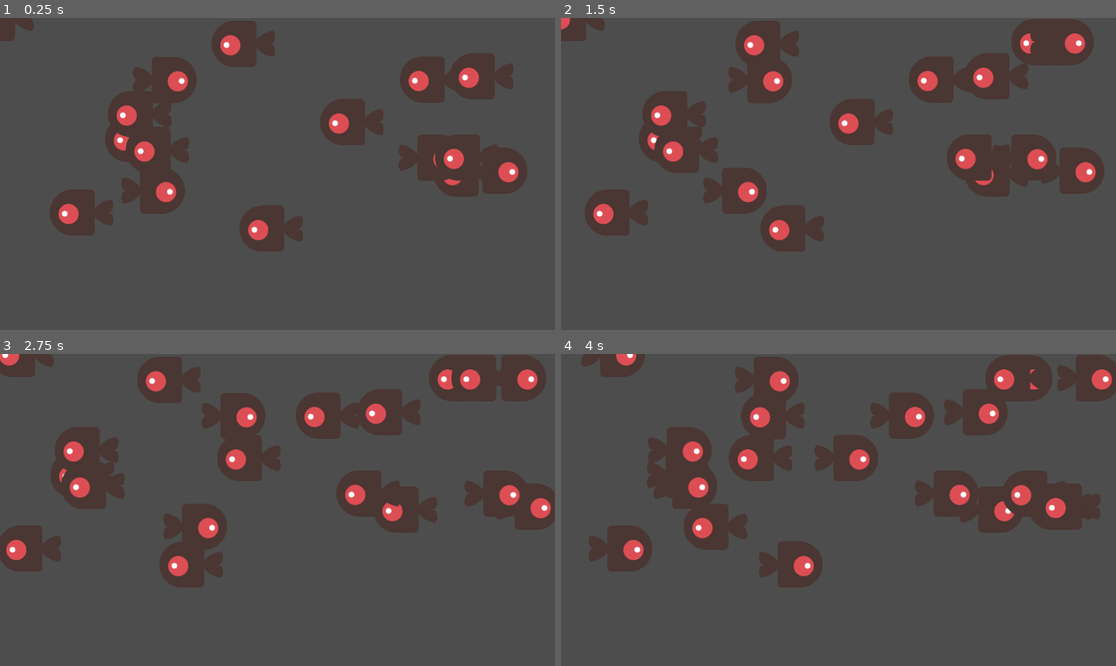
Above: before the commit, frames 1-4 (two rows, left to right).
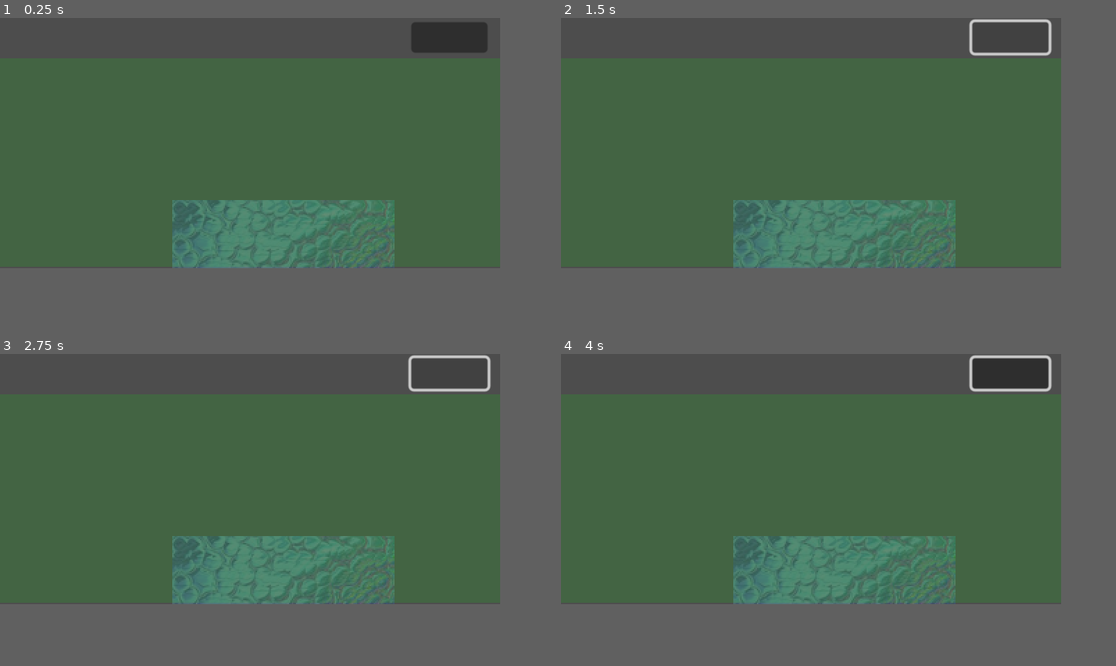
Above: after the commit, the same moments.

Repository: publicjoey/fish0321
Game: Godot game, scene res://Aquarium.tscn
Two runs of this game, one before a commit and one after it. Both use one fixed random seed, a clock stepped at 60 frames per second and the inputs below.
Inputs (mouse positions are in pixels of both pictures, inside the frame that each line leads up to):
- Up to frame 1 (0.25 s): no input
- Up to frame 2 (1.5 s): click (1060, 42) at 0.52 s; click (1060, 42) at 1.27 s
- Up to frame 3 (2.75 s): click (499, 378) at 2.02 s
- Up to frame 4 (4 s): move the mouse to (810, 456) at 2.77 s; click (810, 456) at 2.92 s; move the mouse to (1077, 506) at 3.52 s; click (1077, 506) at 3.67 s
In our replay, the window is 799x449 before the commit and 720x360 after it. These sizes can differ from the game's own. Grey fills any space a smaller window leaves; there, only what the larger window draws over its background counts as a difference.

The runs differ from the first frame. In frame 1, 25% of the frame differs, in the area x 0-95%, y 0-81%; in frame 2, 26%; in frame 3, 28%; in frame 4, 30%, in the area x 3-100%, y 0-81%.
Error after the commit: Modulo by zero error in operator '%'. (res://aquarium.gd:40)

Commit message:
rechange background
重作 background

Diff:
--- a/Aquarium.gd
+++ b/Aquarium.gd
@@ -1,30 +1,41 @@
-extends Node2D
+extends ColorRect  # ✅ 改成 ColorRect，而不是 Node2D
 
 @export var fish_scene: PackedScene  # 魚的預載場景
 @export var fish_count: int = 15  # 初始魚的數量
 
+@export var background_textures: Array[Texture]  # 存多張背景圖
+var current_bg_index = 0
+
 func _ready():
 	randomize()
-	_spawn_fish()
+	#_spawn_fish()
 
 	# 讓 Godot 偵測滑鼠點擊
 	set_process_input(true)
 
-func _spawn_fish():
-	var aquarium_size = get_viewport_rect().size  # 取得水族箱大小
-
-	for i in range(fish_count):
-		_add_fish(Vector2(
-			randf_range(50, aquarium_size.x - 50),
-			randf_range(50, aquarium_size.y - 50)
-		))  # 隨機位置
-
-func _add_fish(position: Vector2):
-	var fish = fish_scene.instantiate()  # 建立魚
-	fish.position = position  # 設定位置
-	get_node("FishContainer").add_child(fish)  # 加入場景
+#func _spawn_fish():
+	#var aquarium_size = get_viewport_rect().size  # 取得水族箱大小
+#
+	#for i in range(fish_count):
+		#_add_fish(Vector2(
+			#randf_range(50, aquarium_size.x - 50),
+			#randf_range(50, aquarium_size.y - 50)
+		#))  # 隨機位置
+#
+#func _add_fish(position: Vector2):
+	#var fish = fish_scene.instantiate()  # 建立魚
+	#fish.position = position  # 設定位置
+	#get_node("FishContainer").add_child(fish)  # 加入場景
 
 # 處理滑鼠點擊
-func _input(event):
-	if event is InputEventMouseButton and event.pressed:
-		_add_fish(event.position)  # 在滑鼠點擊位置新增魚
+#func _input(event):
+	#if event is InputEventMouseButton and event.pressed:
+		#_add_fish(event.position)  # 在滑鼠點擊位置新增魚
+
+
+
+
+func _on_button_pressed() -> void:
+	#pass # Replace with function body.
+	current_bg_index = (current_bg_index + 1) % background_textures.size()
+	$Background.texture = background_textures[current_bg_index]
--- a/Aquarium.tscn
+++ b/Aquarium.tscn
@@ -1,12 +1,47 @@
-[gd_scene load_steps=3 format=3 uid="uid://brchto653e73v"]
+[gd_scene load_steps=6 format=3 uid="uid://brchto653e73v"]
 
 [ext_resource type="Script" path="res://aquarium.gd" id="1_a0ukm"]
 [ext_resource type="PackedScene" uid="uid://cerruhoyvi86e" path="res://Fish.tscn" id="2_cnfrk"]
+[ext_resource type="PackedScene" uid="uid://b31pocj8n5504" path="res://Seaweed.tscn" id="3_gy14j"]
+[ext_resource type="Texture2D" uid="uid://cqiuvr4oie6ef" path="res://art/array.png" id="3_upl70"]
+[ext_resource type="Script" path="res://button.gd" id="5_h05xm"]
 
-[node name="Aquarium" type="Node2D"]
+[node name="Aquarium" type="ColorRect"]
+custom_minimum_size = Vector2(0, 150)
+offset_top = 29.0
+offset_right = 360.0
+offset_bottom = 179.0
+color = Color(0, 1, 0, 0.129412)
 script = ExtResource("1_a0ukm")
 fish_scene = ExtResource("2_cnfrk")
+fish_count = 10
+
+[node name="Background" type="Sprite2D" parent="."]
+modulate = Color(1, 1, 1, 0.258824)
+position = Vector2(204, 127)
+texture = ExtResource("3_upl70")
+hframes = 2
+vframes = 2
+
+[node name="Seaweed" parent="." instance=ExtResource("3_gy14j")]
+visible = false
 
 [node name="Fish" parent="." instance=ExtResource("2_cnfrk")]
+visible = false
+
+[node name="SeaweedContainer" type="Node2D" parent="."]
+visible = false
 
 [node name="FishContainer" type="Node2D" parent="."]
+visible = false
+
+[node name="Button" type="Button" parent="."]
+custom_minimum_size = Vector2(55, 22)
+layout_mode = 0
+offset_left = 296.0
+offset_top = -26.0
+offset_right = 351.0
+offset_bottom = -4.0
+script = ExtResource("5_h05xm")
+
+[connection signal="pressed" from="Button" to="." method="_on_button_pressed"]
--- a/Fish.gd
+++ b/Fish.gd
@@ -1,7 +1,7 @@
 extends Node2D
 
-@export var speed: float = 20.0  # 魚的移動速度
-@export var move_time: float = 3.0  # 每次移動的時間
+@export var speed: float = 3.0  # 魚的移動速度
+@export var move_time: float = 11.0  # 每次移動的時間
 
 var direction: int  # 移動方向 (-1=左, 1=右)
 var target_x: float  # 目標 X 座標
@@ -14,6 +14,8 @@
 
 		# 讓魚可以偵測滑鼠點擊
 	set_process_input(true)
+
+	$AnimatedSprite2D.play("fish1")
 
 func _start_moving():
 	# 取得水族箱大小（假設水族箱是父節點）
@@ -41,12 +43,6 @@
 	direction *= -1
 	_start_moving()
 
-func _input_event(viewport, event, shape_idx):
-	#if event is InputEventMouseButton and event.pressed:
-		#queue_free()  # 點擊後刪除魚
-
-
-#func _on_area_2d_input_event(viewport: Node, event: InputEvent, shape_idx: int) -> void:
-	#pass # Replace with function body.
+func _input_event(_viewport, event, _shape_idx):
 	if event is InputEventMouseButton and event.pressed:
 		queue_free()  # 點擊後刪除魚
--- a/Fish.tscn
+++ b/Fish.tscn
@@ -1,8 +1,12 @@
-[gd_scene load_steps=6 format=3 uid="uid://cerruhoyvi86e"]
+[gd_scene load_steps=10 format=3 uid="uid://cerruhoyvi86e"]
 
 [ext_resource type="Texture2D" uid="uid://86h5lnuh7iv4" path="res://art/enemySwimming_1.png" id="1_7kyfb"]
 [ext_resource type="Script" path="res://Fish.gd" id="1_byqsf"]
 [ext_resource type="Texture2D" uid="uid://cvt1t8hpaggp6" path="res://art/enemySwimming_2.png" id="2_i75m5"]
+[ext_resource type="Texture2D" uid="uid://c8p0oc1aveqxe" path="res://art/fish1/0.png" id="4_ni3x6"]
+[ext_resource type="Texture2D" uid="uid://0byinurrujrk" path="res://art/fish1/1.png" id="5_scuey"]
+[ext_resource type="Texture2D" uid="uid://bnwqr51f8ntjn" path="res://art/fish1/2.png" id="6_0oub0"]
+[ext_resource type="Texture2D" uid="uid://dv6ag8jaknq2u" path="res://art/fish1/3.png" id="7_ky2rl"]
 
 [sub_resource type="SpriteFrames" id="SpriteFrames_sq5r6"]
 animations = [{
@@ -16,23 +20,46 @@
 "loop": true,
 "name": &"Tween",
 "speed": 5.0
+}, {
+"frames": [{
+"duration": 1.0,
+"texture": ExtResource("4_ni3x6")
+}, {
+"duration": 1.0,
+"texture": ExtResource("5_scuey")
+}, {
+"duration": 1.0,
+"texture": ExtResource("6_0oub0")
+}, {
+"duration": 1.0,
+"texture": ExtResource("7_ky2rl")
+}],
+"loop": true,
+"name": &"fish1",
+"speed": 5.0
 }]
 
 [sub_resource type="CapsuleShape2D" id="CapsuleShape2D_upm0y"]
-radius = 47.0
-height = 162.0
+radius = 13.0
+height = 38.0
 
 [node name="Fish" type="Node2D"]
 script = ExtResource("1_byqsf")
 
 [node name="AnimatedSprite2D" type="AnimatedSprite2D" parent="."]
+position = Vector2(0, -1)
+scale = Vector2(1, 0.961538)
 sprite_frames = SubResource("SpriteFrames_sq5r6")
-animation = &"Tween"
-frame_progress = 0.238182
+animation = &"fish1"
+frame = 1
+frame_progress = 0.0608912
+metadata/_edit_group_ = true
 
 [node name="Area2D" type="Area2D" parent="."]
+position = Vector2(13, 7)
 
 [node name="CollisionShape2D" type="CollisionShape2D" parent="Area2D"]
+position = Vector2(-13, -8)
 rotation = 1.5708
 shape = SubResource("CapsuleShape2D_upm0y")
 
--- /dev/null
+++ b/Main.tscn
@@ -0,0 +1,12 @@
+[gd_scene load_steps=4 format=3 uid="uid://b6ax1x7ad7oct"]
+
+[ext_resource type="PackedScene" uid="uid://4d0j86sbscxe" path="res://ui.tscn" id="1_5rh8n"]
+[ext_resource type="Script" path="res://main.gd" id="1_ogqgr"]
+[ext_resource type="PackedScene" uid="uid://bju0pxewsbynw" path="res://aquarium_2.tscn" id="3_63d5g"]
+
+[node name="Main" type="Node"]
+script = ExtResource("1_ogqgr")
+
+[node name="UI" parent="." instance=ExtResource("1_5rh8n")]
+
+[node name="Aquarium2" parent="." instance=ExtResource("3_63d5g")]
--- /dev/null
+++ b/Seaweed.tscn
@@ -0,0 +1,59 @@
+[gd_scene load_steps=6 format=3 uid="uid://b31pocj8n5504"]
+
+[ext_resource type="Texture2D" uid="uid://dqqyagp8r6u5a" path="res://art/seaweed.png" id="1_chvlj"]
+[ext_resource type="Script" path="res://seaweed.gd" id="1_x64vq"]
+
+[sub_resource type="Animation" id="Animation_0cjxx"]
+resource_name = "new_animation"
+length = 3.0
+loop_mode = 1
+tracks/0/type = "value"
+tracks/0/imported = false
+tracks/0/enabled = true
+tracks/0/path = NodePath("Sprite2D:frame")
+tracks/0/interp = 1
+tracks/0/loop_wrap = true
+tracks/0/keys = {
+"times": PackedFloat32Array(0.366667, 1, 1.5, 2, 2.5),
+"transitions": PackedFloat32Array(1, 1, 1, 1, 1),
+"update": 0,
+"values": [2, 1, 2, 3, 4]
+}
+
+[sub_resource type="Animation" id="Animation_54kbq"]
+length = 0.001
+tracks/0/type = "value"
+tracks/0/imported = false
+tracks/0/enabled = true
+tracks/0/path = NodePath("Sprite2D:frame")
+tracks/0/interp = 1
+tracks/0/loop_wrap = true
+tracks/0/keys = {
+"times": PackedFloat32Array(0),
+"transitions": PackedFloat32Array(1),
+"update": 1,
+"values": [0]
+}
+
+[sub_resource type="AnimationLibrary" id="AnimationLibrary_io8xx"]
+_data = {
+"RESET": SubResource("Animation_54kbq"),
+"new_animation": SubResource("Animation_0cjxx")
+}
+
+[node name="Seaweed" type="Node2D"]
+script = ExtResource("1_x64vq")
+
+[node name="Sprite2D" type="Sprite2D" parent="."]
+position = Vector2(57, 89)
+scale = Vector2(0.5, 0.5)
+texture = ExtResource("1_chvlj")
+hframes = 5
+vframes = 3
+metadata/_edit_group_ = true
+
+[node name="AnimationPlayer" type="AnimationPlayer" parent="Sprite2D"]
+root_node = NodePath("../..")
+libraries = {
+"": SubResource("AnimationLibrary_io8xx")
+}
--- /dev/null
+++ b/aquarium_2.gd
@@ -0,0 +1,12 @@
+extends Node2D
+
+@export var background_sprites: Array[Texture]  # 存放背景圖片
+var current_bg_index: int = 0  # 當前背景索引
+
+func change_background():
+	if background_sprites.size() == 0:
+		return  # 沒有背景則不執行
+
+	# 切換到下一個背景
+	current_bg_index = (current_bg_index + 1) % background_sprites.size()
+	$Background.texture = background_sprites[current_bg_index]  # 更新背景
--- /dev/null
+++ b/aquarium_2.tscn
@@ -0,0 +1,30 @@
+[gd_scene load_steps=5 format=3 uid="uid://bju0pxewsbynw"]
+
+[ext_resource type="Script" path="res://aquarium_2.gd" id="1_1et8j"]
+[ext_resource type="Texture2D" uid="uid://cqiuvr4oie6ef" path="res://art/array.png" id="1_htw6v"]
+[ext_resource type="Texture2D" uid="uid://dl8nev755pj2c" path="res://backgrounds/bg1.png" id="2_dtxnt"]
+[ext_resource type="Texture2D" uid="uid://ycw3drwckcbe" path="res://backgrounds/bg2.png" id="3_e434f"]
+
+[node name="Aquarium2" type="Node2D"]
+script = ExtResource("1_1et8j")
+background_sprites = Array[Texture]([ExtResource("2_dtxnt"), ExtResource("3_e434f"), ExtResource("1_htw6v")])
+
+[node name="ColorRect" type="ColorRect" parent="."]
+modulate = Color(0, 1, 0, 0.215686)
+custom_minimum_size = Vector2(375, 150)
+offset_left = -8.0
+offset_top = 35.0
+offset_right = 367.0
+offset_bottom = 185.0
+
+[node name="Background" type="Sprite2D" parent="."]
+position = Vector2(184, 131)
+texture = ExtResource("1_htw6v")
+
+[node name="Button" type="Button" parent="."]
+offset_left = 296.0
+offset_top = 3.0
+offset_right = 352.0
+offset_bottom = 27.0
+
+[connection signal="pressed" from="Button" to="." method="_on_button_pressed"]
--- /dev/null
+++ b/button.gd
@@ -0,0 +1,18 @@
+extends Button
+
+
+## Called when the node enters the scene tree for the first time.
+#func _ready() -> void:
+	#pass # Replace with function body.
+#
+#
+## Called every frame. 'delta' is the elapsed time since the previous frame.
+#func _process(delta: float) -> void:
+	#pass
+
+@export var background_textures: Array[Texture]  # 存多張背景圖
+var current_bg_index = 0
+
+func _on_change_background_pressed():
+	current_bg_index = (current_bg_index + 1) % background_textures.size()
+	$Background.texture = background_textures[current_bg_index]
--- /dev/null
+++ b/change_background.gd
@@ -0,0 +1,11 @@
+extends Button
+
+
+# Called when the node enters the scene tree for the first time.
+func _ready() -> void:
+	pass # Replace with function body.
+
+
+# Called every frame. 'delta' is the elapsed time since the previous frame.
+func _process(_delta: float) -> void:
+	pass
--- /dev/null
+++ b/color_rect.gd
@@ -0,0 +1,13 @@
+extends ColorRect
+
+@export var fish_scene: PackedScene  # 魚的預載場景
+@export var fish_count: int = 15  # 初始魚的數量
+
+# Called when the node enters the scene tree for the first time.
+func _ready() -> void:
+	pass # Replace with function body.
+
+
+# Called every frame. 'delta' is the elapsed time since the previous frame.
+func _process(delta: float) -> void:
+	pass
--- /dev/null
+++ b/main.gd
@@ -0,0 +1,10 @@
+extends Node
+
+func _ready():
+	# 取得按鈕和水族箱
+	var button = $UI/ChangeBackgroundButton
+	var aquarium = $Aquarium2
+
+	# 檢查是否找到節點，避免 null 錯誤
+	if button and aquarium:
+		button.pressed.connect(aquarium.change_background)
--- a/project.godot
+++ b/project.godot
@@ -14,3 +14,15 @@
 run/main_scene="res://Aquarium.tscn"
 config/features=PackedStringArray("4.3", "Forward Plus")
 config/icon="res://icon.svg"
+
+[display]
+
+window/size/viewport_width=360
+window/size/viewport_height=180
+window/size/window_width_override=1280
+window/size/window_height_override=720
+window/stretch/mode="canvas_items"
+
+[rendering]
+
+textures/canvas_textures/default_texture_filter=0
--- /dev/null
+++ b/seaweed.gd
@@ -0,0 +1,11 @@
+extends Node2D
+
+
+# Called when the node enters the scene tree for the first time.
+func _ready() -> void:
+	#pass # Replace with function body.
+	$Sprite2D/AnimationPlayer.play("new_animation")
+
+# Called every frame. 'delta' is the elapsed time since the previous frame.
+#func _process(delta: float) -> void:
+	#pass
--- /dev/null
+++ b/ui.gd
@@ -0,0 +1,15 @@
+extends Control
+
+
+# Called when the node enters the scene tree for the first time.
+func _ready() -> void:
+	pass # Replace with function body.
+
+
+# Called every frame. 'delta' is the elapsed time since the previous frame.
+func _process(_delta: float) -> void:
+	pass
+
+
+func _on_change_background_button_pressed() -> void:
+	pass # Replace with function body.
--- /dev/null
+++ b/ui.tscn
@@ -0,0 +1,42 @@
+[gd_scene load_steps=3 format=3 uid="uid://4d0j86sbscxe"]
+
+[ext_resource type="Script" path="res://change_background.gd" id="1_nhofc"]
+[ext_resource type="Script" path="res://ui.gd" id="1_sxtri"]
+
+[node name="UI" type="Control"]
+layout_mode = 3
+anchors_preset = 0
+offset_left = 17.0
+offset_right = 17.0
+script = ExtResource("1_sxtri")
+
+[node name="AddFishButton" type="Button" parent="."]
+layout_mode = 1
+offset_right = 60.0
+offset_bottom = 31.0
+text = "加魚"
+
+[node name="AddSeaweedButton" type="Button" parent="."]
+layout_mode = 1
+anchors_preset = 5
+anchor_left = 0.5
+anchor_right = 0.5
+offset_left = 80.0
+offset_right = 127.0
+offset_bottom = 31.0
+grow_horizontal = 2
+text = "加草"
+
+[node name="ChangeBackgroundButton" type="Button" parent="."]
+layout_mode = 1
+anchors_preset = 5
+anchor_left = 0.5
+anchor_right = 0.5
+offset_left = 144.0
+offset_right = 191.0
+offset_bottom = 31.0
+grow_horizontal = 2
+text = "換背"
+script = ExtResource("1_nhofc")
+
+[connection signal="pressed" from="ChangeBackgroundButton" to="." method="_on_change_background_button_pressed"]
Binary file added: array.jpg
Not shown, added: array.jpg.import
Binary file added: art/array.png
Not shown, added: art/array.png.import
Binary file added: art/fish1/0.png
Not shown, added: art/fish1/0.png.import
Binary file added: art/fish1/1.png
Not shown, added: art/fish1/1.png.import
Binary file added: art/fish1/2.png
Not shown, added: art/fish1/2.png.import
Binary file added: art/fish1/3.png
Not shown, added: art/fish1/3.png.import
(and 9 more such lines)
